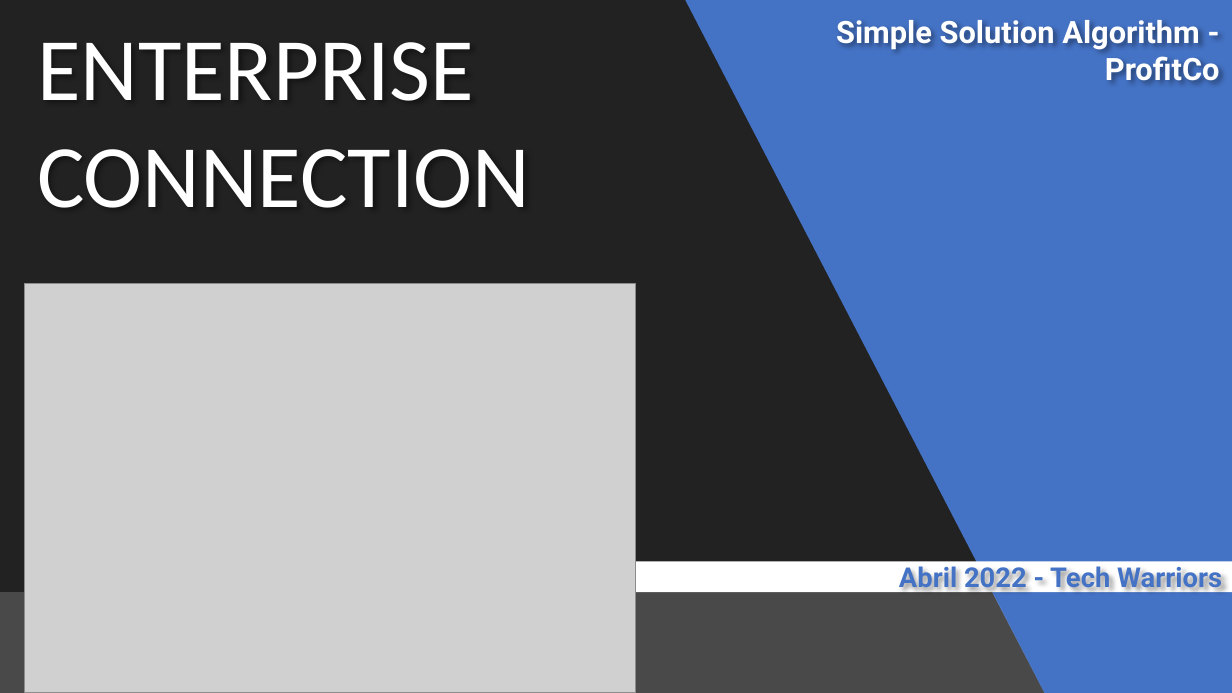
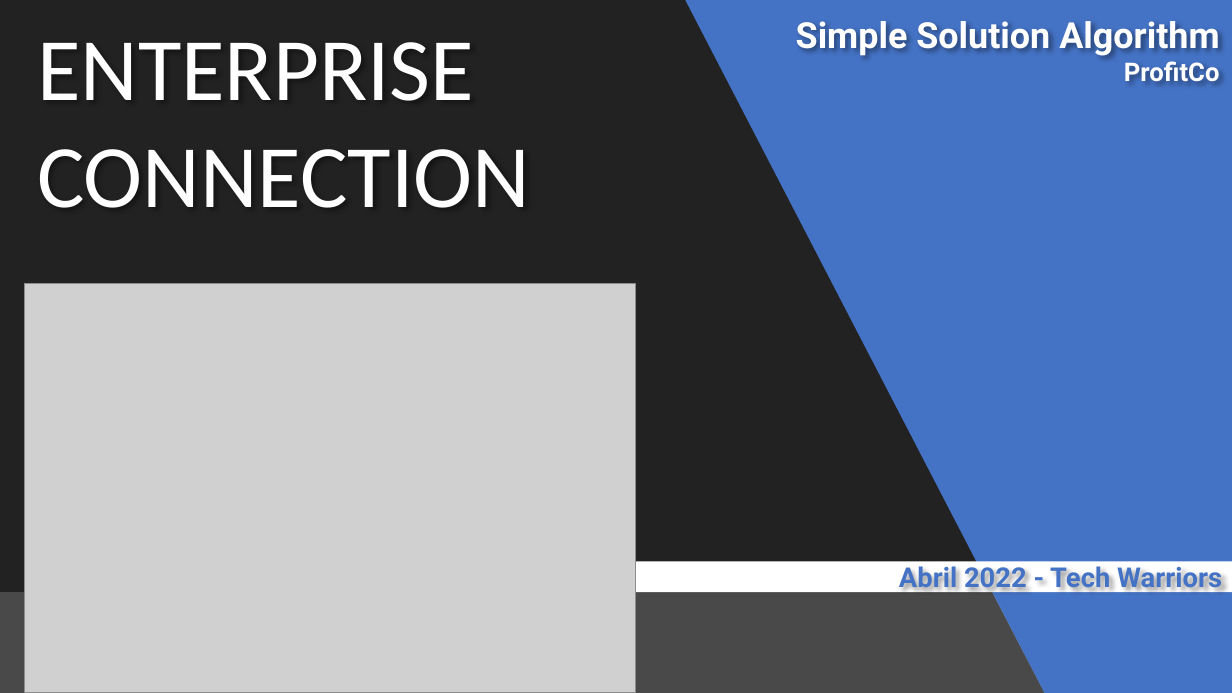
Before and after one commit to tech-warriors-corporation/profitco, a slide deck: slide 1 of presentation.pptx. Drawn at 1232x693 pixels with LibreOffice and Linux fonts; fonts in the diff are those of the drawing; grey boxes stand for pictures. Boxes give left, top, right and bottom in pixels: in the first picture for what was removed or moved away, otherwise in the second. Text is boxed around its words. In the diff, an @@ line names an element or a change of style, - is before the commit and + after.

```diff
--- a/presentation.pptx
+++ b/presentation.pptx
@@ text at (796,21,1220,83): text changed; size 24 to 28 pt @@
-Simple Solution Algorithm - ProfitCo
+Simple Solution Algorithm ProfitCo
```
Also in this commit, not shown: 5 other slides changed.
